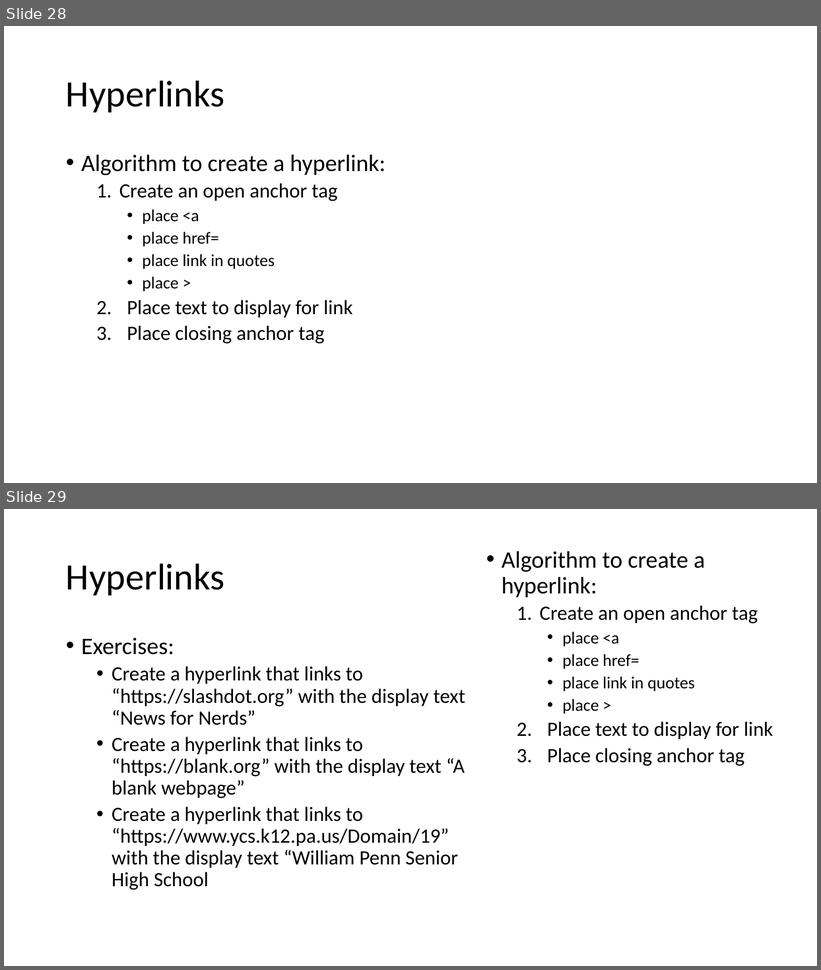
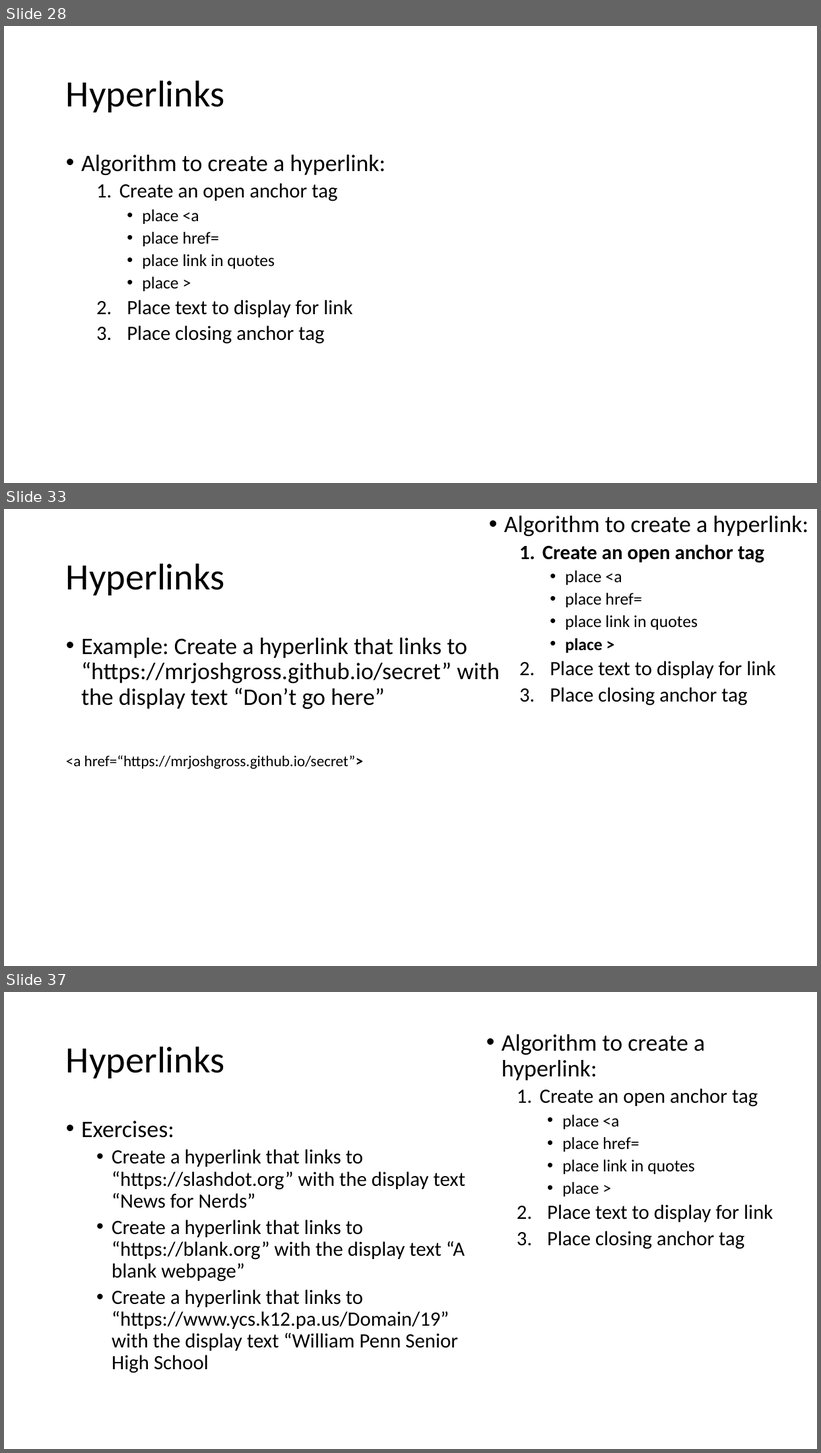
Before and after one commit to MrJoshGross/Course-Curricular-Material, a slide deck: wip/Lecture 9 - More HTML Tags.pptx. Shown one above the other, each under a label of ours: slides 28 and 29 before the commit, slides 28, 33 and 37 after it; the slides between them are not shown. The pictures are 821x970 and 821x1453 pixels, drawn with LibreOffice and Linux fonts; fonts in the diff are those of the drawing. Boxes give left, top, right and bottom in pixels: in the first picture for what was removed or moved away, otherwise in the second. Text is boxed around its words. In the diff, an @@ line names an element or a change of style, - is before the commit and + after.

Commit message:
Update Lecture 9 - More HTML Tags.pptx
list, hyperlink, and table refinements

```diff
--- a/wip/Lecture 9 - More HTML Tags.pptx
+++ b/wip/Lecture 9 - More HTML Tags.pptx
@@ slide 33 added at (4,509,817,966), background #FFFFFF @@
@@ text added at (504,516,809,706), 24 pt, text #000000 @@
+• Algorithm to create a hyperlink:
+  1. Create an open anchor tag
+    • place <a
+    • place href=
+    • place link in quotes
+    • place >
+  2. Place text to display for link
+  3. Place closing anchor tag
@@ title added at (66,563,225,595), 44 pt, text #000000 @@
+Hyperlinks
@@ text added at (66,638,500,769), 28 pt, text #000000 @@
+• Example: Create a hyperlink that links to “https://mrjoshgross.github.io/secret” with the display text “Don’t go here”
+<a href=“https://mrjoshgross.github.io/secret”>
@@ what was slide 29 is now slide 37 @@
```
Also in this commit, not shown: 23 slides changed, 7 other slides added.
